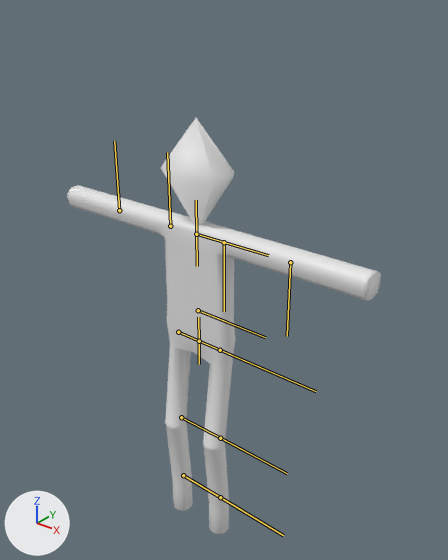
An edit to the FBX model ActionGame/Resources/Model/Enemy/Mokuzin/Mokuzin_02.fbx, drawn before and after from the same camera.
The view is the same before and after, from a 50 mm lens placed at (9.25, -10.51, 11.13), pointed at (0.24, 0.76, 4.15). Every picture has the same lights, and +X, +Y and +Z are marked at lower left. The bones that bend it are drawn over the model as lines.

Objects in the first picture: '円柱'.
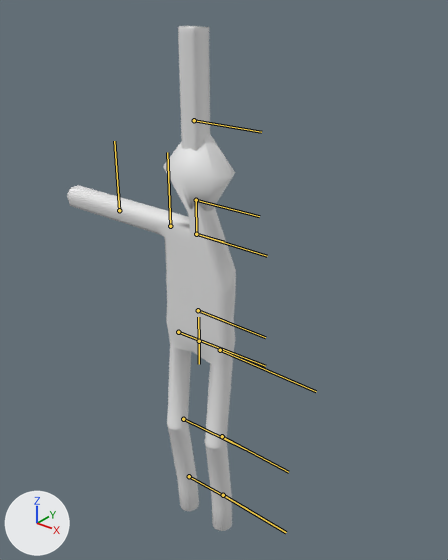
The newer file adds an action. The first version stands in its rest pose; the second is drawn at frame 80 of the action 'アーマチュア|Test'.

Changed parts and their boxes [x1, y1, x2, y2] in the pictures (448 x 560 px):
'円柱', posed (46% narrower, 22% taller): before [67, 118, 381, 534]; after [67, 25, 236, 531]
bone 'Bone_L', root to tip: before (196, 234) to (197, 266); after (196, 234) to (224, 242)
bone 'Bone.001', root to tip: before (196, 234) to (268, 255); after (196, 234) to (267, 256)
bone 'Bone.002_L.001', root to tip: before (178, 332) to (265, 369); after (178, 332) to (265, 366)
bone 'Bone.002_L.002', root to tip: before (181, 417) to (242, 449); after (183, 419) to (245, 449)

The edits, one by one:
Bone 'Bone_L' (bone_bone_l) turns from (0, 0, 0) to (0, 0, 90) degrees about its own x, y and z.
Bone 'Bone.001' (bone_bone_001) turns from (0, 0, 0) to (1, -4, 0) degrees about its own x, y and z.
Bone 'Bone.002_L.001' (bone_bone_002_l_001) turns from (0, 0, 0) to (0, 0, -2) degrees about its own x, y and z.
Bone 'Bone.002_L.002' (bone_bone_002_l_002) turns from (0, 0, 0) to (0, 3, 0) degrees about its own x, y and z.
Bone 'Bone.002_R.001' (bone_bone_002_r_001) turns from (0, 0, 0) to (0, 1, 0) degrees about its own x, y and z.
